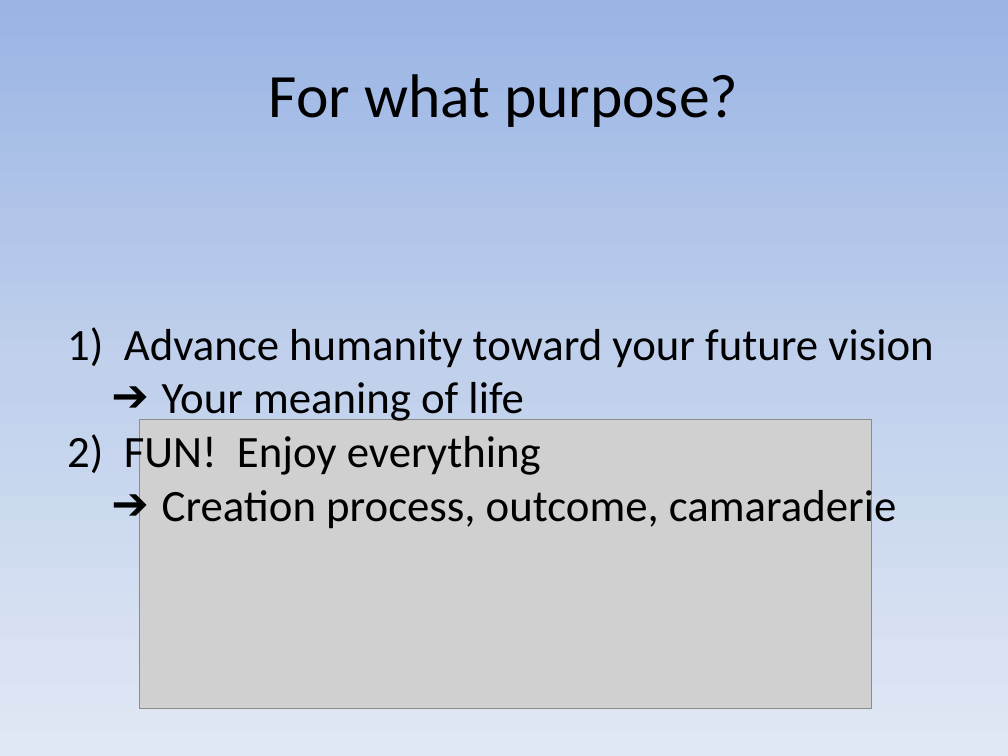
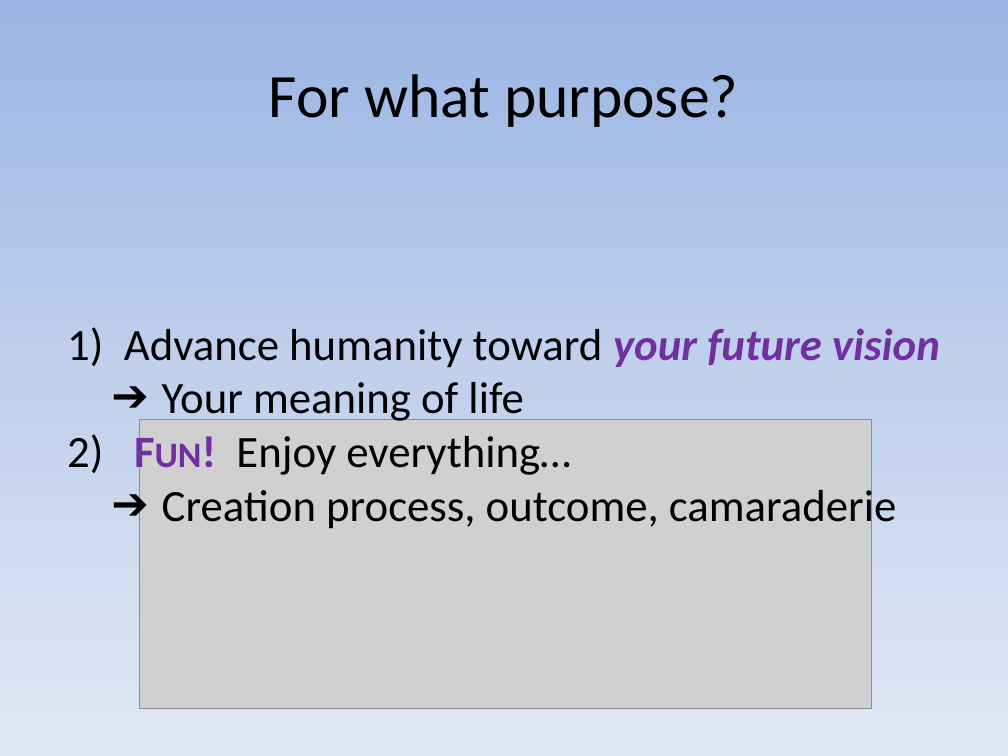
Before and after one commit to dhutchis/ModelTalk, a slide deck: slide 7 of ModelTalk.pptx. Drawn at 1008x756 pixels with LibreOffice and Linux fonts; fonts in the diff are those of the drawing; grey boxes stand for pictures. Boxes give left, top, right and bottom in pixels: in the first picture for what was removed or moved away, otherwise in the second. Text is boxed around its words. In the diff, an @@ line names an element or a change of style, - is before the commit and + after.

```diff
--- a/ModelTalk.pptx
+++ b/ModelTalk.pptx
@@ text at (124,328,940,368): text colour #000000 to #7030A0, bold on, italic on in "your future vision" @@
@@ text at (236,436,571,475): text changed @@
-2) FUN! Enjoy everything
+2) Fun! Enjoy everything…
```
Also in this commit, not shown: 1 other slide changed, 1 other file.
